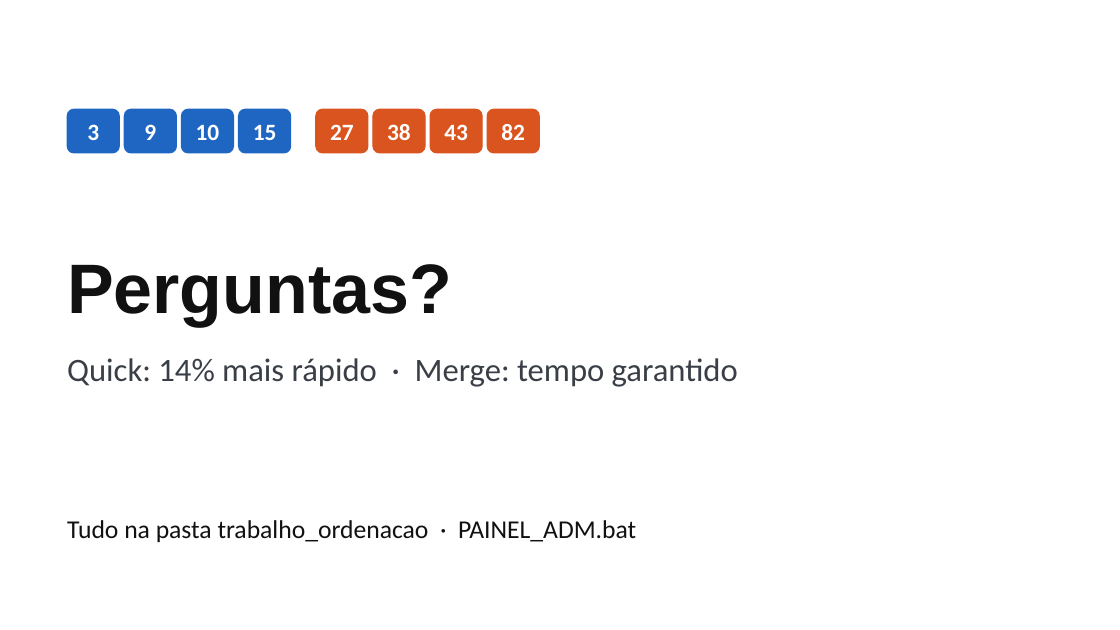
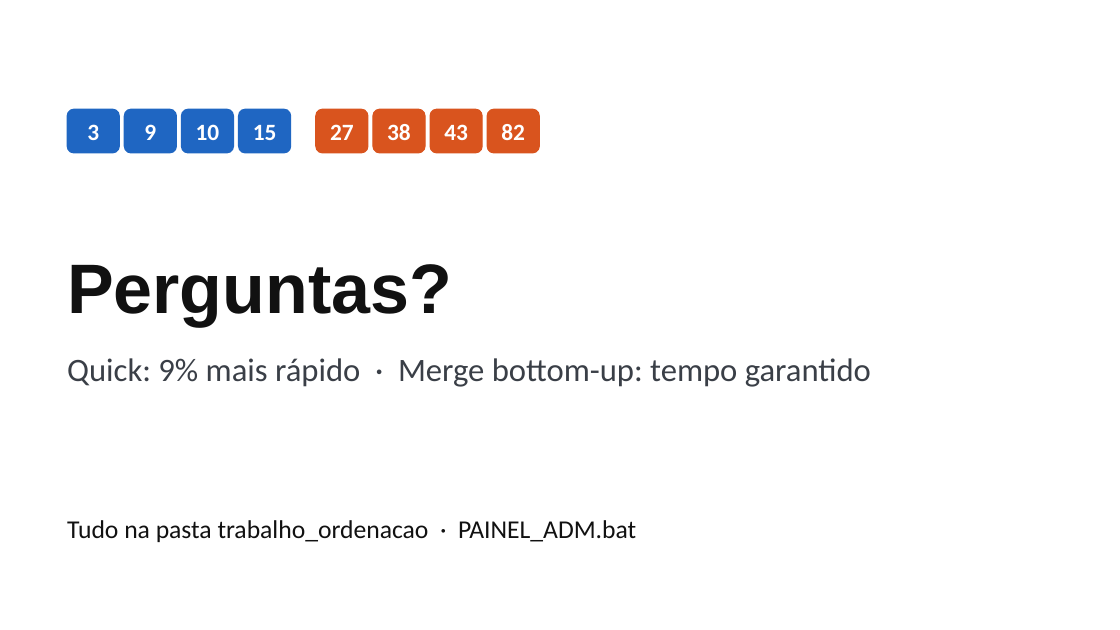
Before and after one commit to guint3r/Trabalho_Simulador_OS, a slide deck: slide 14 of trabalho_ordenacao/apresentacao/slides.pptx. Drawn at 1120x630 pixels with LibreOffice and Linux fonts; fonts in the diff are those of the drawing. Boxes give left, top, right and bottom in pixels: in the first picture for what was removed or moved away, otherwise in the second. Text is boxed around its words. In the diff, an @@ line names an element or a change of style, - is before the commit and + after.

```diff
--- a/trabalho_ordenacao/apresentacao/slides.pptx
+++ b/trabalho_ordenacao/apresentacao/slides.pptx
@@ text at (x1=67, y1=358, x2=871, y2=387): text changed @@
-Quick: 14% mais rápido · Merge: tempo garantido
+Quick: 9% mais rápido · Merge bottom-up: tempo garantido
```
Also in this commit, not shown: 8 other slides changed, 31 other files.
